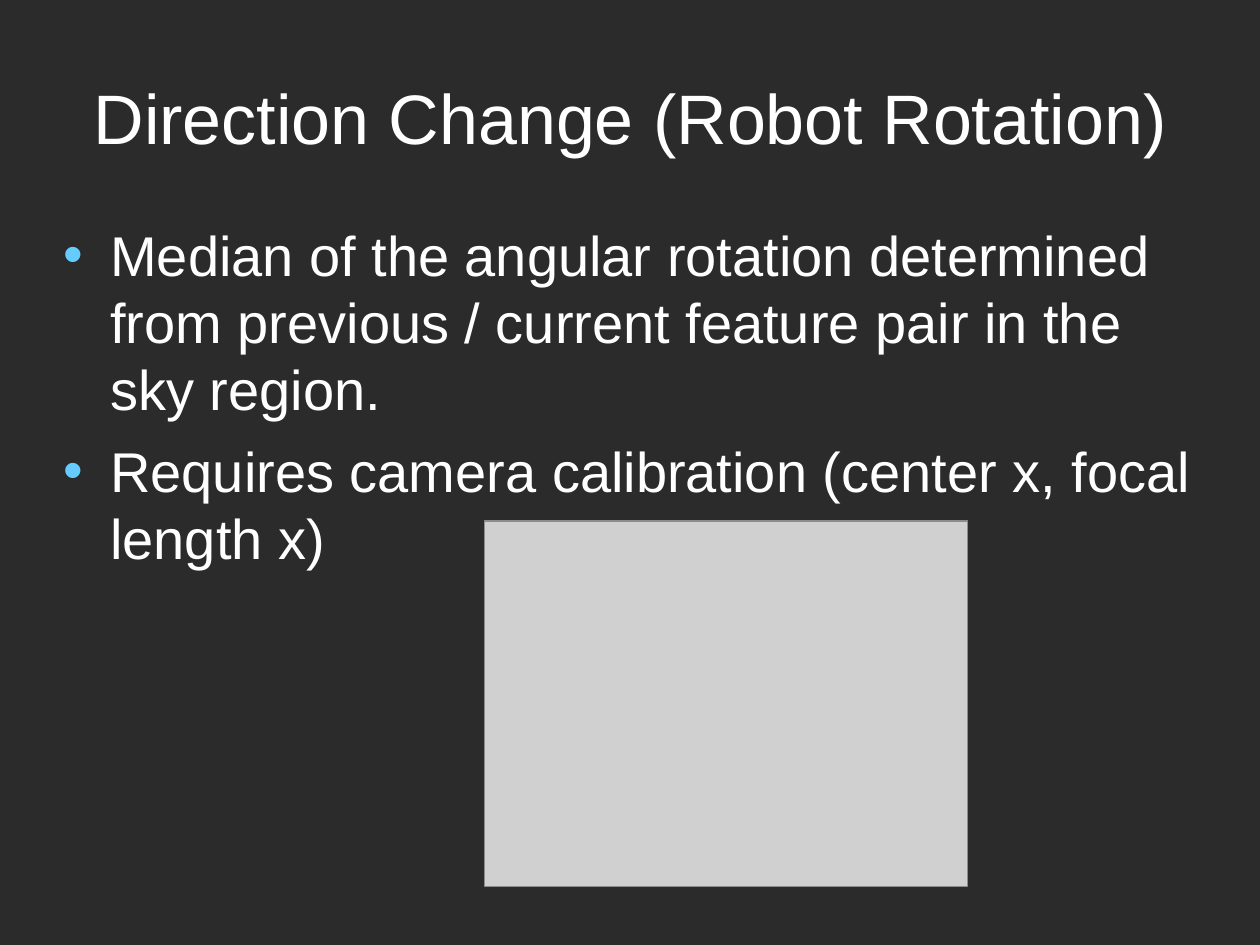
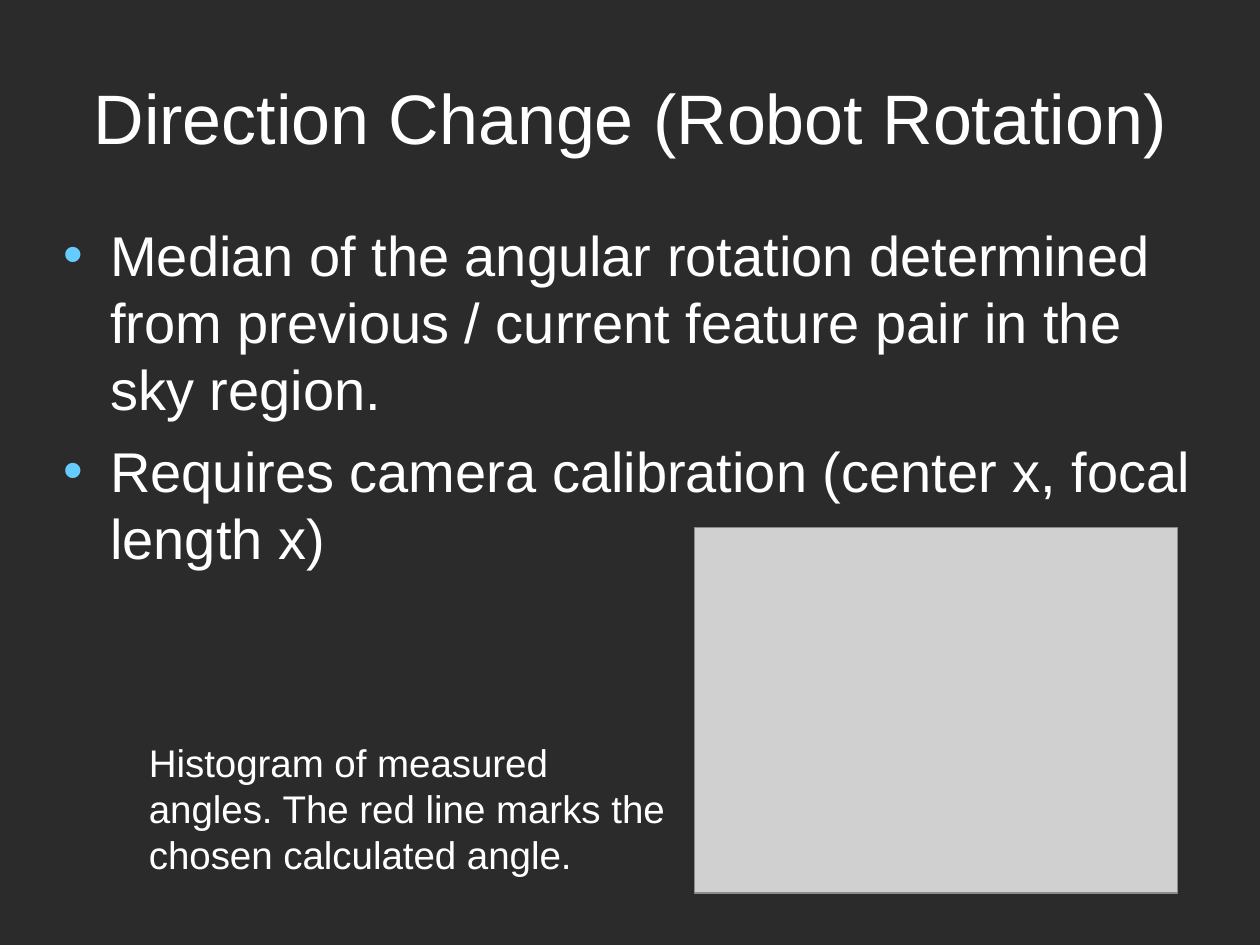
Before and after one commit to OmarHamdoun/drh-visual-odometry, a slide deck: slide 13 of Documentation/MonocularVisualOdometry.odp. Drawn at 1260x945 pixels with LibreOffice and Linux fonts; fonts in the diff are those of the drawing; grey boxes stand for pictures; background and template pictures are left out; a plain dark background stands for a picture behind light text. Boxes give left, top, right and bottom in pixels: in the first picture for what was removed or moved away, otherwise in the second. Text is boxed around its words. In the diff, an @@ line names an element or a change of style, - is before the commit and + after.

```diff
--- a/Documentation/MonocularVisualOdometry.odp
+++ b/Documentation/MonocularVisualOdometry.odp
@@ picture: place and size @@
-picture at bbox=[484, 520, 966, 886]
+picture at bbox=[694, 528, 1177, 893]
@@ text added at bbox=[149, 749, 664, 877], 22 pt, text #FFFFFF @@
+Histogram of measured angles. The red line marks the chosen calculated angle.
```
Also in this commit, not shown: 4 other slides changed.
